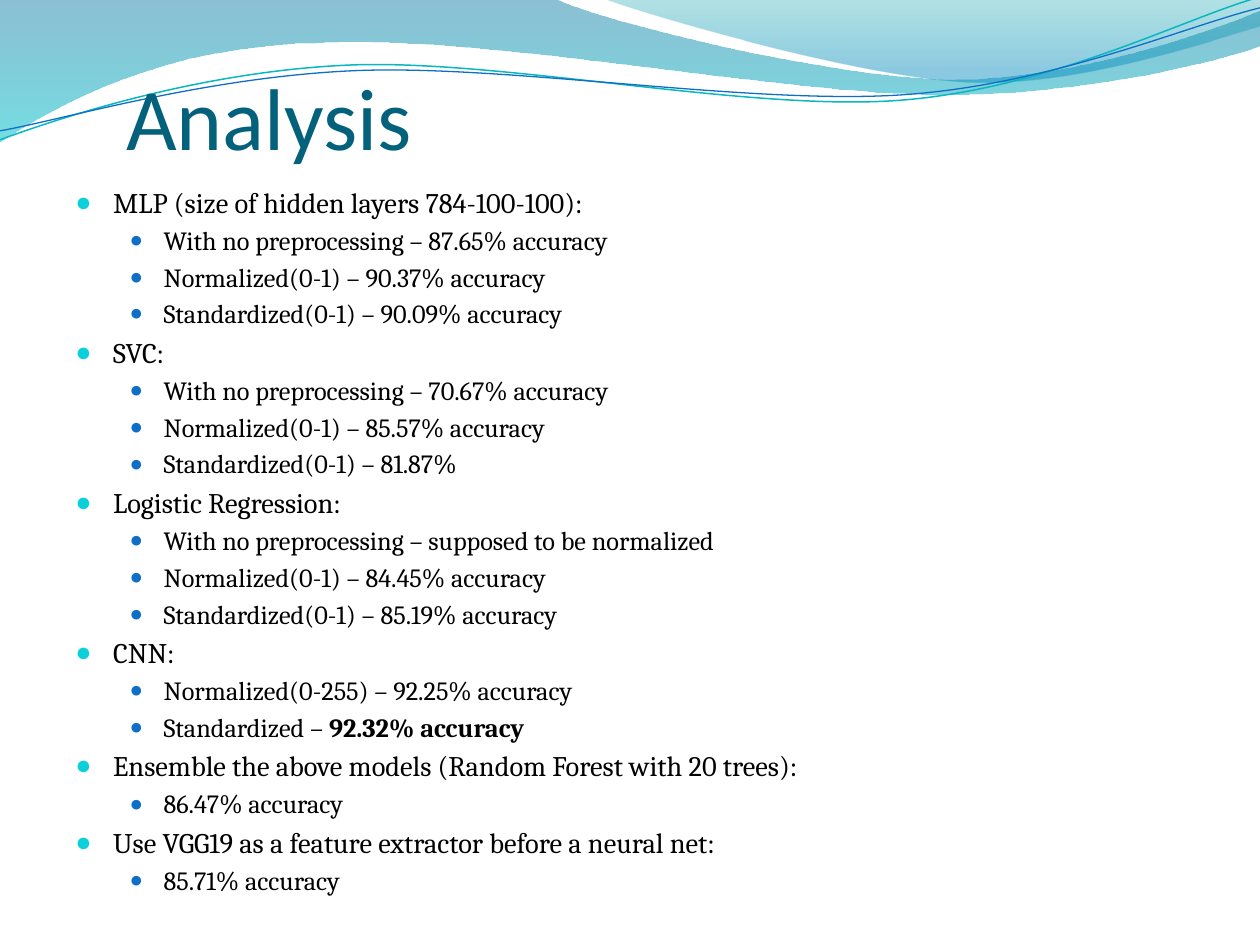
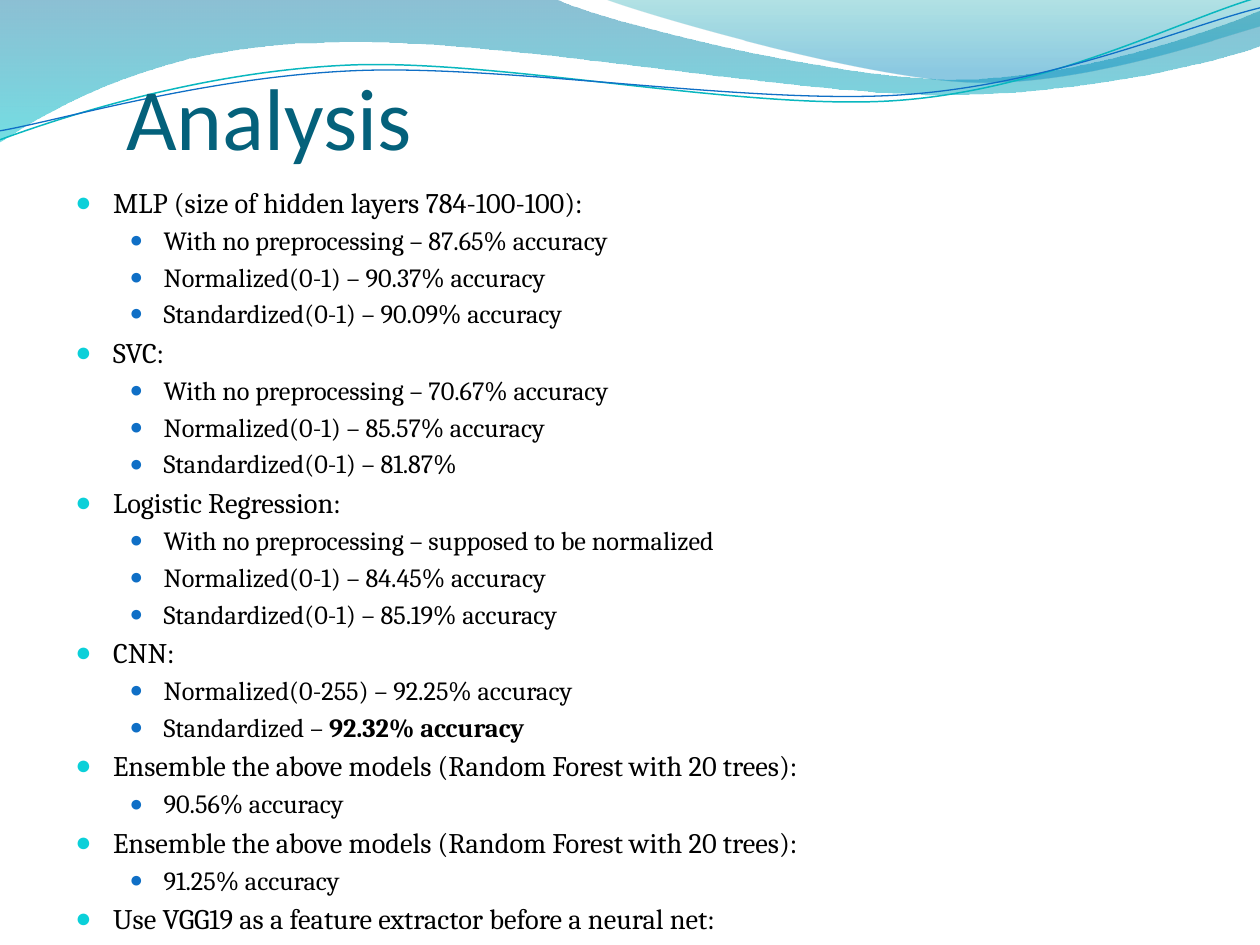
Before and after one commit to ParkerWilliamson/clothingCategorization, a slide deck: slide 8 of SlideDeck.pptx. Drawn at 1260x945 pixels with LibreOffice and Linux fonts; fonts in the diff are those of the drawing; background and template pictures are left out. Boxes give left, top, right and bottom in pixels: in the first picture for what was removed or moved away, otherwise in the second. Text is boxed around its words. In the diff, an @@ line names an element or a change of style, - is before the commit and + after.

```diff
--- a/SlideDeck.pptx
+++ b/SlideDeck.pptx
@@ text at (x1=113, y1=794, x2=797, y2=896): text changed; size 15 to 16.2 pt @@
-  ● 86.47% accuracy
+  ● 90.56% accuracy
+● Ensemble the above models (Random Forest with 20 trees):
+  ● 91.25% accuracy
```
Also in this commit, not shown: 1 other slide changed, 1 slide added, 4 other files.
